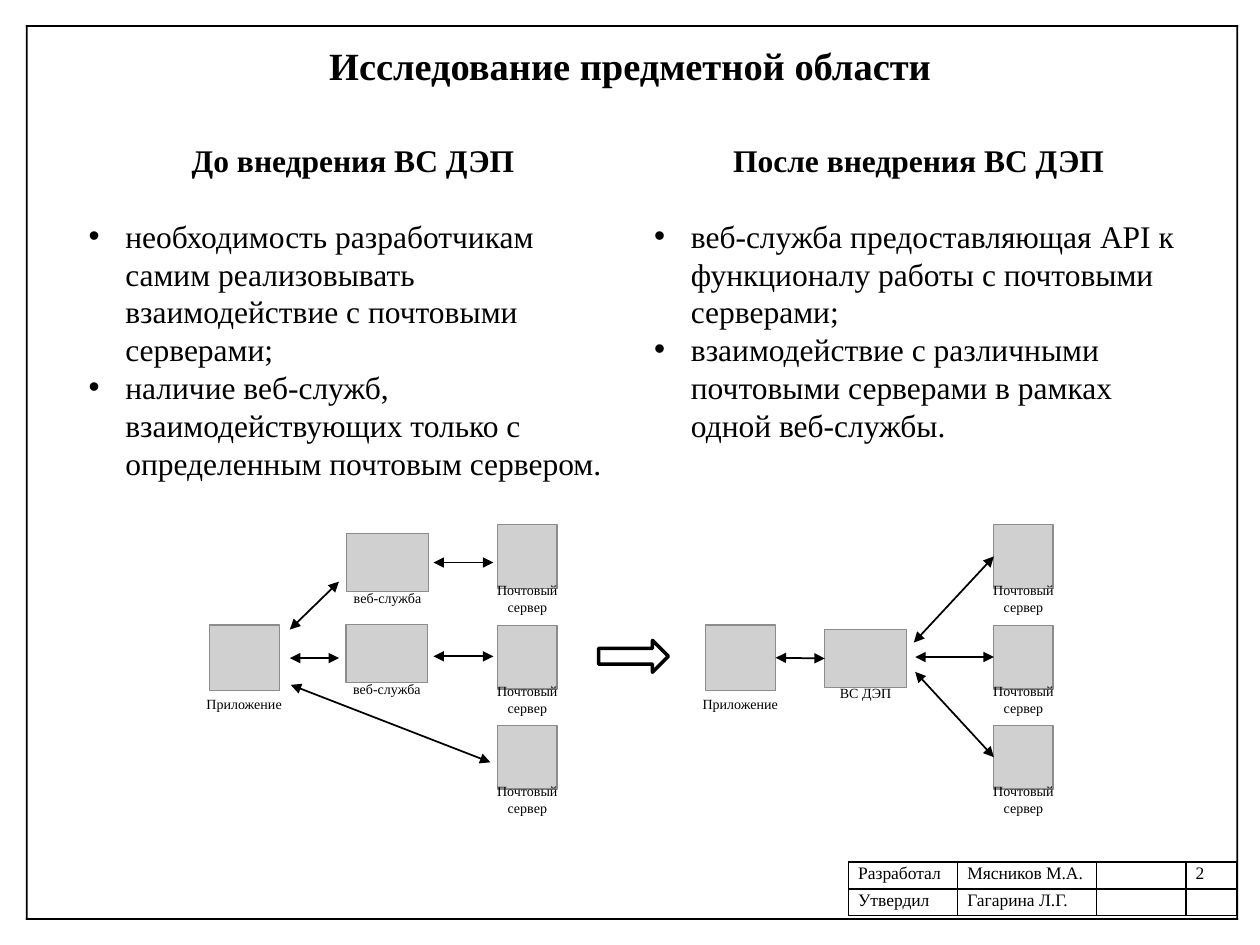
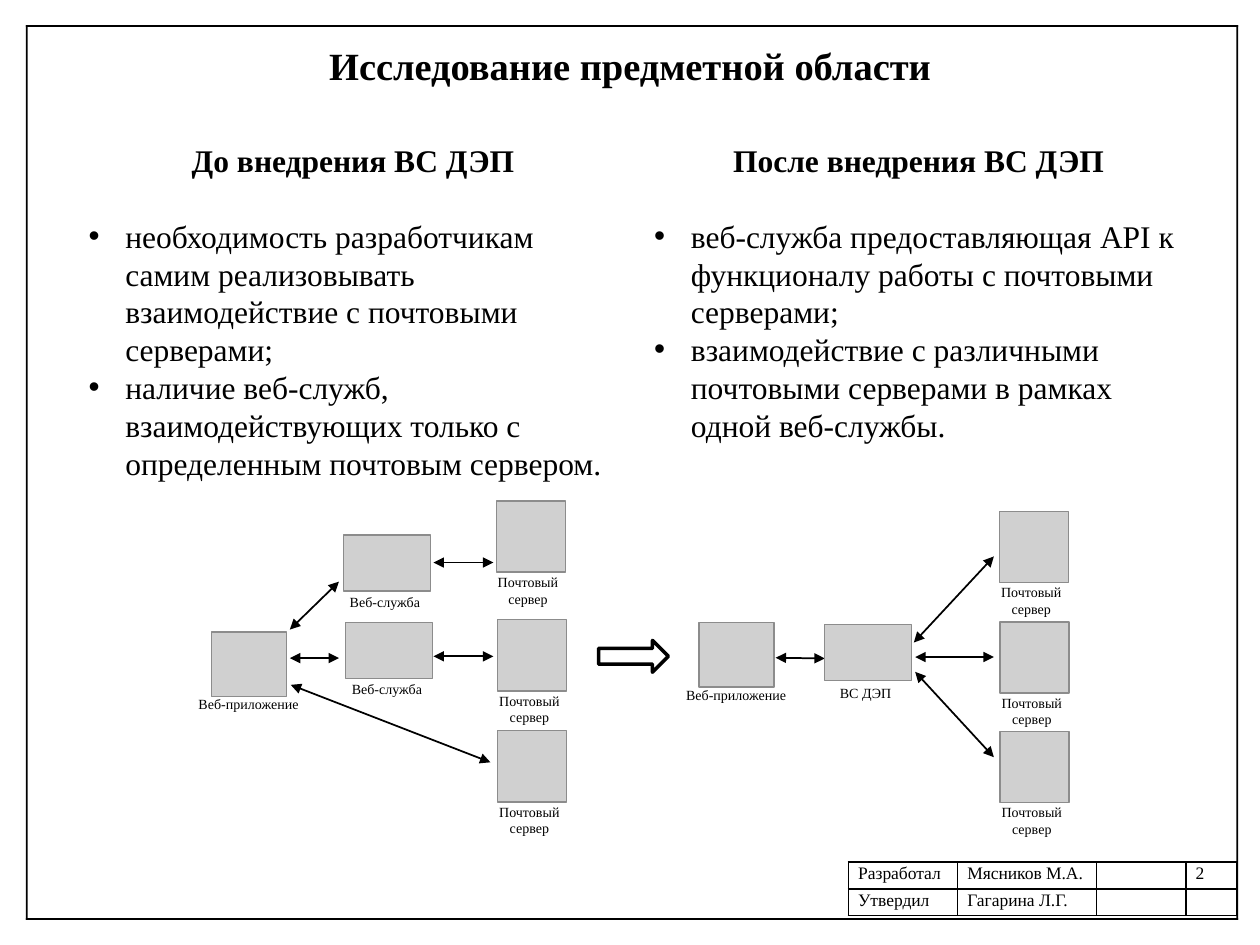
Before and after one commit to mJaJksJ/VCR, a slide deck: slide 2 of Научно-исследовательская практика/Презентация отчета.pptx. Drawn at 1260x945 pixels with LibreOffice and Linux fonts; fonts in the diff are those of the drawing; grey boxes stand for pictures. Boxes give left, top, right and bottom in pixels: in the first picture for what was removed or moved away, otherwise in the second. Text is boxed around its words. In the diff, an @@ line names an element or a change of style, - is before the commit and + after.

```diff
--- a/Научно-исследовательская практика/Презентация отчета.pptx
+++ b/Научно-исследовательская практика/Презентация отчета.pptx
@@ picture added at (x1=496, y1=501, x2=566, y2=572) @@
@@ picture removed at (x1=498, y1=524, x2=557, y2=588) @@
@@ picture resized from (x1=994, y1=524, x2=1053, y2=588) to (x1=999, y1=512, x2=1068, y2=582) @@
@@ text "Почтовый сервер" moved from (x1=497, y1=585, x2=557, y2=615) to (x1=498, y1=577, x2=558, y2=607) @@
@@ text at (x1=350, y1=597, x2=420, y2=610): text changed @@
-веб-служба
+Веб-служба
@@ text "Почтовый сервер" moved from (x1=993, y1=585, x2=1053, y2=615) to (x1=1001, y1=587, x2=1061, y2=617) @@
@@ picture resized from (x1=346, y1=625, x2=428, y2=683) to (x1=345, y1=622, x2=432, y2=678) @@
@@ picture resized from (x1=498, y1=625, x2=557, y2=689) to (x1=498, y1=620, x2=567, y2=690) @@
@@ picture resized from (x1=706, y1=625, x2=776, y2=690) to (x1=699, y1=622, x2=775, y2=687) @@
@@ picture resized from (x1=825, y1=630, x2=907, y2=688) to (x1=825, y1=625, x2=912, y2=680) @@
@@ picture resized from (x1=994, y1=625, x2=1053, y2=689) to (x1=1000, y1=622, x2=1070, y2=693) @@
@@ picture resized from (x1=209, y1=625, x2=280, y2=690) to (x1=212, y1=633, x2=287, y2=697) @@
@@ text at (x1=352, y1=684, x2=422, y2=697): text changed @@
-веб-служба
+Веб-служба
@@ text "Почтовый сервер" moved from (x1=497, y1=685, x2=557, y2=716) to (x1=499, y1=696, x2=559, y2=725) @@
@@ text "Почтовый сервер" moved from (x1=993, y1=685, x2=1053, y2=716) to (x1=1002, y1=698, x2=1062, y2=727) @@
@@ text at (x1=198, y1=699, x2=298, y2=712): text changed @@
-Приложение
+Веб-приложение
@@ text at (x1=686, y1=690, x2=786, y2=703): text changed @@
-Приложение
+Веб-приложение
@@ picture resized from (x1=498, y1=726, x2=557, y2=790) to (x1=498, y1=731, x2=567, y2=801) @@
@@ picture resized from (x1=994, y1=726, x2=1053, y2=790) to (x1=1000, y1=732, x2=1070, y2=803) @@
@@ text "Почтовый сервер" moved from (x1=497, y1=785, x2=557, y2=816) to (x1=499, y1=807, x2=559, y2=836) @@
@@ text "Почтовый сервер" moved from (x1=993, y1=785, x2=1053, y2=816) to (x1=1002, y1=807, x2=1062, y2=837) @@
```
Also in this commit, not shown: 1 other slide changed, 16 other files.
